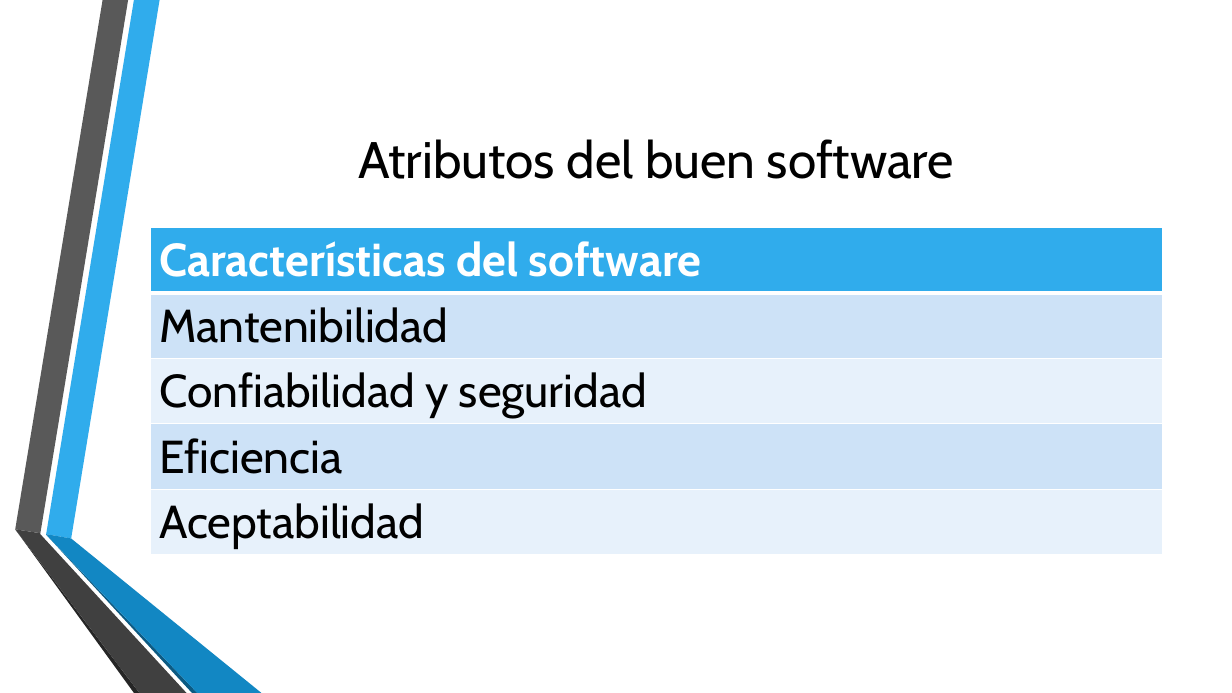
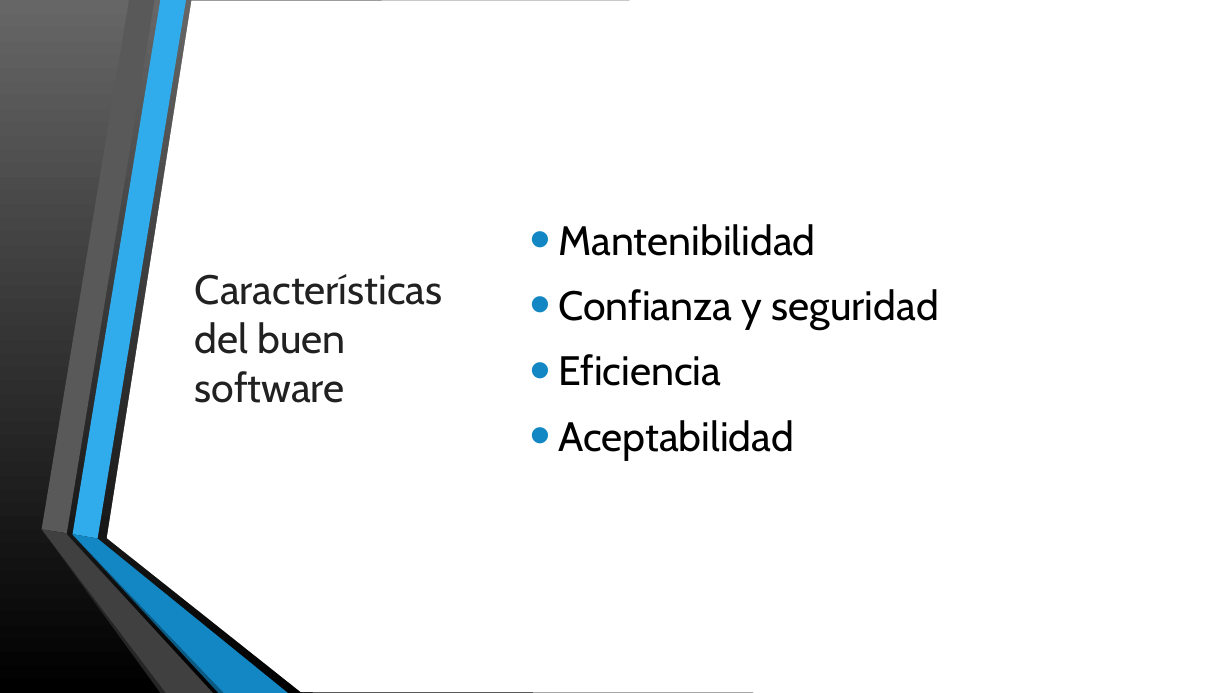
Before and after one commit to AryShared/SystemAnalysis, a slide deck: slide 5 of 1-1 Historia y evolucion del desarrollo de software.pptx (slide 9 before the commit). Drawn at 1232x693 pixels with LibreOffice and Linux fonts; fonts in the diff are those of the drawing; background and template pictures are left out. Boxes give left, top, right and bottom in pixels: in the first picture for what was removed or moved away, otherwise in the second. Text is boxed around its words. In the diff, an @@ line names an element or a change of style, - is before the commit and + after.

```diff
--- a/1-1 Historia y evolucion del desarrollo de software.pptx
+++ b/1-1 Historia y evolucion del desarrollo de software.pptx
@@ rectangle added at (x1=0, y1=0, x2=1232, y2=693), fill gradient #676767 to #000000 @@
@@ freeform shape added at (x1=107, y1=0, x2=1232, y2=693), fill #FFFFFF @@
@@ table removed at (x1=150, y1=227, x2=1163, y2=553), 5 rows, 1 columns @@
-Características del software
-Mantenibilidad
-Confiabilidad y seguridad
-Eficiencia
-Aceptabilidad
@@ text added at (x1=558, y1=224, x2=939, y2=460), 32 pt, text #000000 @@
+• Mantenibilidad
+• Confianza y seguridad
+• Eficiencia
+• Aceptabilidad
@@ title at (x1=195, y1=274, x2=443, y2=403): text changed; size 40 to 32 pt; text colour #000000 to #212121 @@
-Atributos del buen software
+Características del buen software
@@ group added at (x1=42, y1=0, x2=288, y2=693): 6 freeform shapes @@
```
Also in this commit, not shown: 5 other slides changed, 2 slides added, 6 slides removed.
